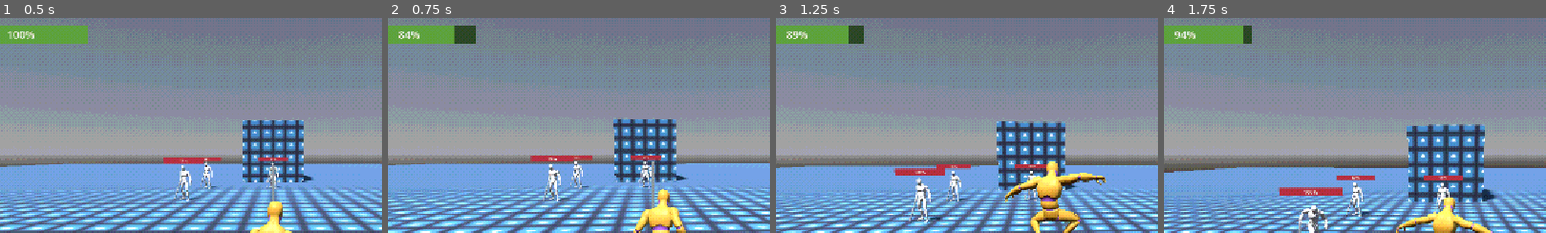
Above: before the commit, frames 1-4 (left to right).
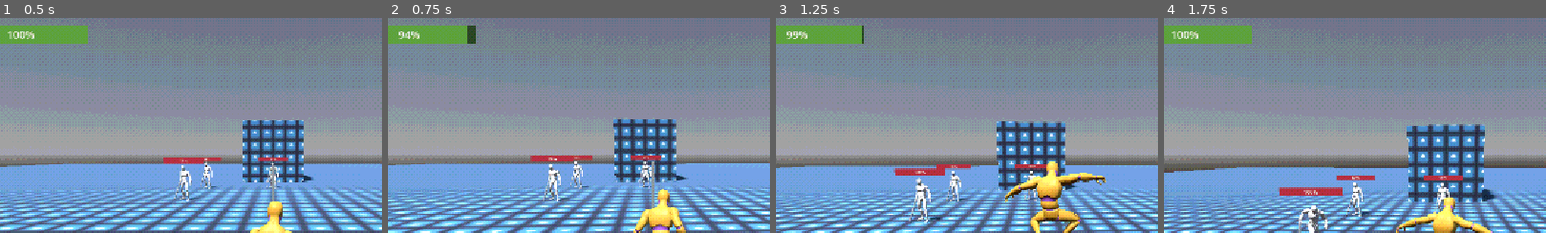
Above: after the commit, the same moments.

Repository: Zycostan/wynnsouls
Game: Godot game, scene res://scenes/regions/world.tscn
Two runs of this game, one before a commit and one after it. Both use one fixed random seed, a clock stepped at 60 frames per second and the inputs below. The project has no main scene, so this scene is started directly. The engine's default icon, where the game draws it, is replaced by a stand-in: a white triangle on a blue panel in a dark square.
Inputs (mouse positions are % of the whole screen's width and height, from its top left):
- Up to frame 1 (0.5 s): no input
- Up to frame 2 (0.75 s): tap Enter (ui_accept) at 0.5 s; move the mouse to (55, 50) at 0.52 s; hold W (forward) from 0.53 s (still down); hold Shift (sprint) from 0.53 s (still down); click (55, 50) at 0.67 s
- Up to frame 3 (1.25 s): keep holding W (forward); keep holding Shift (sprint); tap Space (jump) at 0.77 s
- Up to frame 4 (1.75 s): keep holding W (forward); move the mouse to (45, 50) at 1.27 s; release Shift (sprint) at 1.28 s; click (45, 50) at 1.35 s; tap Space (jump) at 1.52 s; tap Shift (sprint) at 1.55 s
The pictures show only the part of the screen within x 14-64%, y 7-57%; the shares and areas given below are measured in that part.

Frame 1 is identical in both runs. In frame 2, 0.3% of the frame differs, in the area x 2-21%, y 3-12%; in frame 3, 0.3%; in frame 4, 0.4%, in the area x 2-23%, y 3-12%.

Commit message:
music and licensing so my dumbass doesn't get sued

Diff:
--- a/scenes/player/player_model.tscn
+++ b/scenes/player/player_model.tscn
@@ -2203,7 +2203,7 @@
 move_name = "sprint"
 priority = 3
 backend_animation = "sprint_params"
-stamina_cost = 15.0
+stamina_cost = 5.0
 
 [node name="JumpRun" type="Node" parent="States" unique_id=960335226]
 script = ExtResource("6_h5gvi")
--- a/scenes/regions/world.tscn
+++ b/scenes/regions/world.tscn
@@ -11,6 +11,30 @@
 [ext_resource type="PackedScene" uid="uid://csrbn4wplt821" path="res://scenes/ui/inventory/inventory_dialog.tscn" id="6_u3dv3"]
 [ext_resource type="Script" uid="uid://dme6ngphhmh3n" path="res://scripts/player/inventory/equipped_slot_hud.gd" id="6_uhfei"]
 [ext_resource type="PackedScene" uid="uid://cgwa3s4trpkci" path="res://scenes/ui/status_dialog.tscn" id="11_y2m6h"]
+[ext_resource type="AudioStream" uid="uid://bypvtqph2svfk" path="res://assets/music/ogg/Ambient 1.ogg" id="12_4an42"]
+[ext_resource type="AudioStream" uid="uid://gh8snvkea68m" path="res://assets/music/ogg/Ambient 2.ogg" id="13_p15tf"]
+[ext_resource type="AudioStream" uid="uid://k28ibgibc20k" path="res://assets/music/ogg/Ambient 3.ogg" id="14_oy17m"]
+[ext_resource type="AudioStream" uid="uid://crocfaywfbkx6" path="res://assets/music/ogg/Ambient 4.ogg" id="15_o5cj7"]
+[ext_resource type="AudioStream" uid="uid://bhogcva7561aw" path="res://assets/music/ogg/Ambient 5.ogg" id="16_alpbj"]
+[ext_resource type="AudioStream" uid="uid://bjdlc6am5bm8e" path="res://assets/music/ogg/Ambient 6.ogg" id="17_l8b4n"]
+[ext_resource type="AudioStream" uid="uid://bw5x1xwjurvwo" path="res://assets/music/ogg/Ambient 7 .ogg" id="18_lyd3s"]
+[ext_resource type="AudioStream" uid="uid://cnseblh3bqn3f" path="res://assets/music/ogg/Ambient 8.ogg" id="19_xmqlj"]
+[ext_resource type="AudioStream" uid="uid://b33vhx2ffjjiv" path="res://assets/music/ogg/Ambient 9.ogg" id="20_ssbu4"]
+[ext_resource type="AudioStream" uid="uid://rfy7ti8pknkx" path="res://assets/music/ogg/Ambient 10.ogg" id="21_sm60t"]
+
+[sub_resource type="AudioStreamPlaylist" id="AudioStreamPlaylist_ql63m"]
+shuffle = true
+stream_count = 10
+stream_0 = ExtResource("12_4an42")
+stream_1 = ExtResource("13_p15tf")
+stream_2 = ExtResource("14_oy17m")
+stream_3 = ExtResource("15_o5cj7")
+stream_4 = ExtResource("16_alpbj")
+stream_5 = ExtResource("17_l8b4n")
+stream_6 = ExtResource("18_lyd3s")
+stream_7 = ExtResource("19_xmqlj")
+stream_8 = ExtResource("20_ssbu4")
+stream_9 = ExtResource("21_sm60t")
 
 [sub_resource type="ShaderMaterial" id="ShaderMaterial_ql63m"]
 shader = ExtResource("2_whkkh")
@@ -38,6 +62,11 @@
 [node name="world" type="Node3D" unique_id=186616731]
 script = ExtResource("1_w5816")
 
+[node name="AudioStreamPlayer" type="AudioStreamPlayer" parent="." unique_id=1428929585]
+stream = SubResource("AudioStreamPlaylist_ql63m")
+volume_db = -10.0
+autoplay = true
+
 [node name="SubViewportContainer" type="SubViewportContainer" parent="." unique_id=92138549]
 material = SubResource("ShaderMaterial_ql63m")
 anchors_preset = 15
@@ -132,6 +161,7 @@
 text = "INVENTORY"
 
 [node name="EquippedSlot" type="PanelContainer" parent="SubViewportContainer/SubViewport/UIRoot" unique_id=1799338197]
+unique_name_in_owner = true
 offset_left = 8.0
 offset_top = 8.0
 offset_right = 88.0
@@ -147,27 +177,25 @@
 [node name="InventoryDialog" parent="SubViewportContainer/SubViewport/UIRoot" unique_id=1659463318 instance=ExtResource("6_u3dv3")]
 unique_name_in_owner = true
 visible = false
-anchors_preset = 8
+anchors_preset = 6
+anchor_left = 1.0
+anchor_top = 0.5
+anchor_bottom = 0.5
+offset_left = -388.0
+offset_top = -324.0
+offset_bottom = 324.0
+grow_horizontal = 0
+
+[node name="StatusDialog" parent="SubViewportContainer/SubViewport/UIRoot" unique_id=650020287 node_paths=PackedStringArray("player") instance=ExtResource("11_y2m6h")]
+unique_name_in_owner = true
+visible = false
+anchors_preset = -1
 anchor_left = 0.5
-anchor_top = 0.5
-anchor_right = 0.5
-anchor_bottom = 0.5
-offset_left = -48.5
-offset_top = -17.5
-offset_right = 48.5
-offset_bottom = 17.5
-
-[node name="StatusDialog" parent="SubViewportContainer/SubViewport/UIRoot" unique_id=650020287 node_paths=PackedStringArray("player") instance=ExtResource("11_y2m6h")]
-visible = false
-anchors_preset = 8
-anchor_left = 0.5
-anchor_top = 0.5
-anchor_right = 0.5
-anchor_bottom = 0.5
-offset_left = -96.0
-offset_top = -128.0
-offset_right = 96.0
-offset_bottom = 128.0
+anchor_right = 0.66
+anchor_bottom = 0.395
+offset_left = -8.0
+offset_right = -0.32000732
+offset_bottom = 0.039993286
 grow_horizontal = 2
 grow_vertical = 2
 player = NodePath("../../player")
--- a/scenes/ui/status_dialog.tscn
+++ b/scenes/ui/status_dialog.tscn
@@ -9,6 +9,7 @@
 
 [node name="VBoxContainer" type="VBoxContainer" parent="." unique_id=666079778]
 layout_mode = 2
+size_flags_horizontal = 4
 alignment = 1
 
 [node name="GridContainer" type="GridContainer" parent="VBoxContainer" unique_id=1069917217]
--- a/scripts/general/generalui/ui_root.gd
+++ b/scripts/general/generalui/ui_root.gd
@@ -2,9 +2,9 @@
 
 @export var player : Player
 
-@onready var status_dialog = $StatusDialog as StatusDialog
+@onready var status_dialog = %StatusDialog as StatusDialog
 @onready var inventory_dialog = %InventoryDialog as InventoryDialog
-@onready var equipped_slot = $EquippedSlot as EquippedSlotHud
+@onready var equipped_slot = %EquippedSlot as EquippedSlotHud
 @onready var ui_hub: Panel = $ui_hub
 
 func _ready() -> void:
--- a/scripts/player/moves/move.gd
+++ b/scripts/player/moves/move.gd
@@ -152,3 +152,7 @@
 		forced_move = new_forced_move
 	elif container.moves[new_forced_move].priority >= container.moves[forced_move].priority:
 		forced_move = new_forced_move
+
+# no comments for you
+# it was hard to write
+# so it should be hard to read
Not shown, added: THIRDPARTYATTRIBUTIONS.txt
Not shown, added: assets/music/ogg/Ambient 1.ogg.import
Not shown, added: assets/music/ogg/Ambient 10.ogg.import
Not shown, added: assets/music/ogg/Ambient 2.ogg.import
Not shown, added: assets/music/ogg/Ambient 3.ogg.import
Not shown, added: assets/music/ogg/Ambient 4.ogg.import
Not shown, added: assets/music/ogg/Ambient 5.ogg.import
Not shown, added: assets/music/ogg/Ambient 6.ogg.import
Not shown, added: assets/music/ogg/Ambient 7 .ogg.import
Not shown, added: assets/music/ogg/Ambient 8.ogg.import
Not shown, added: assets/music/ogg/Ambient 9.ogg.import
Not shown, added: assets/music/ogg/Ambient 1.ogg
(and 9 more such lines)
